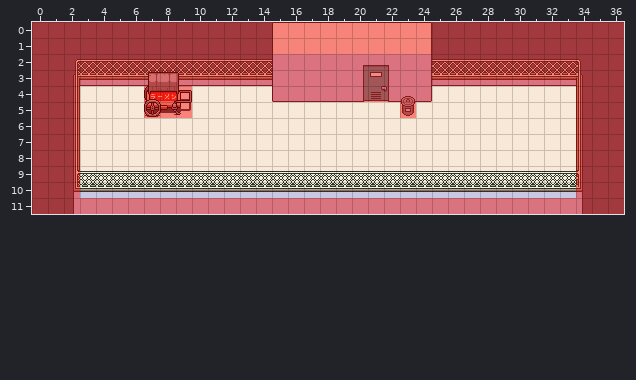
A Tiled map (JSON) gets an edit: maps/roof2.json. The first picture shows the starting point.
Cells are 16x16 px. Shown: x 0..36, y 0..11.
New version:
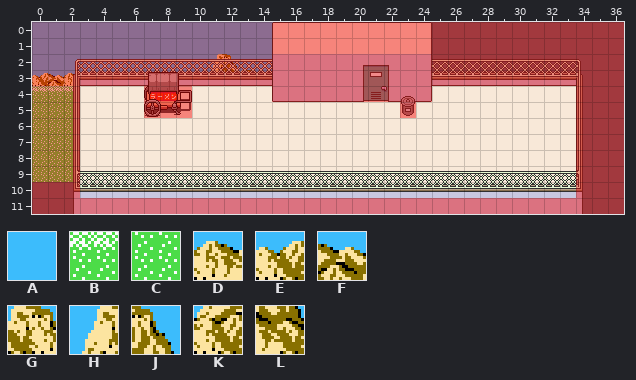
Key: from "layer0": A 27, B 28, C 29, D 57, E 58, F 59, G 87, H 88, J 89, K 118, L 119.
_ is an empty cell.
Tiles of an added or newly shown layer are drawn over the layers below it.
The exact change:
Layer "layer-" (added):
y 0..1: x 0..14 _______________ -> AAAAAAAAAAAAAAA
y 2: x 0..14 _______________ -> AAAAAAAAAAAHJAA
y 3: x 0..14 _______________ -> EFDFDEDEEFEKLGE
y 4: x 0..2 ___ -> BBB
y 5..9: x 0..2 ___ -> CCC
